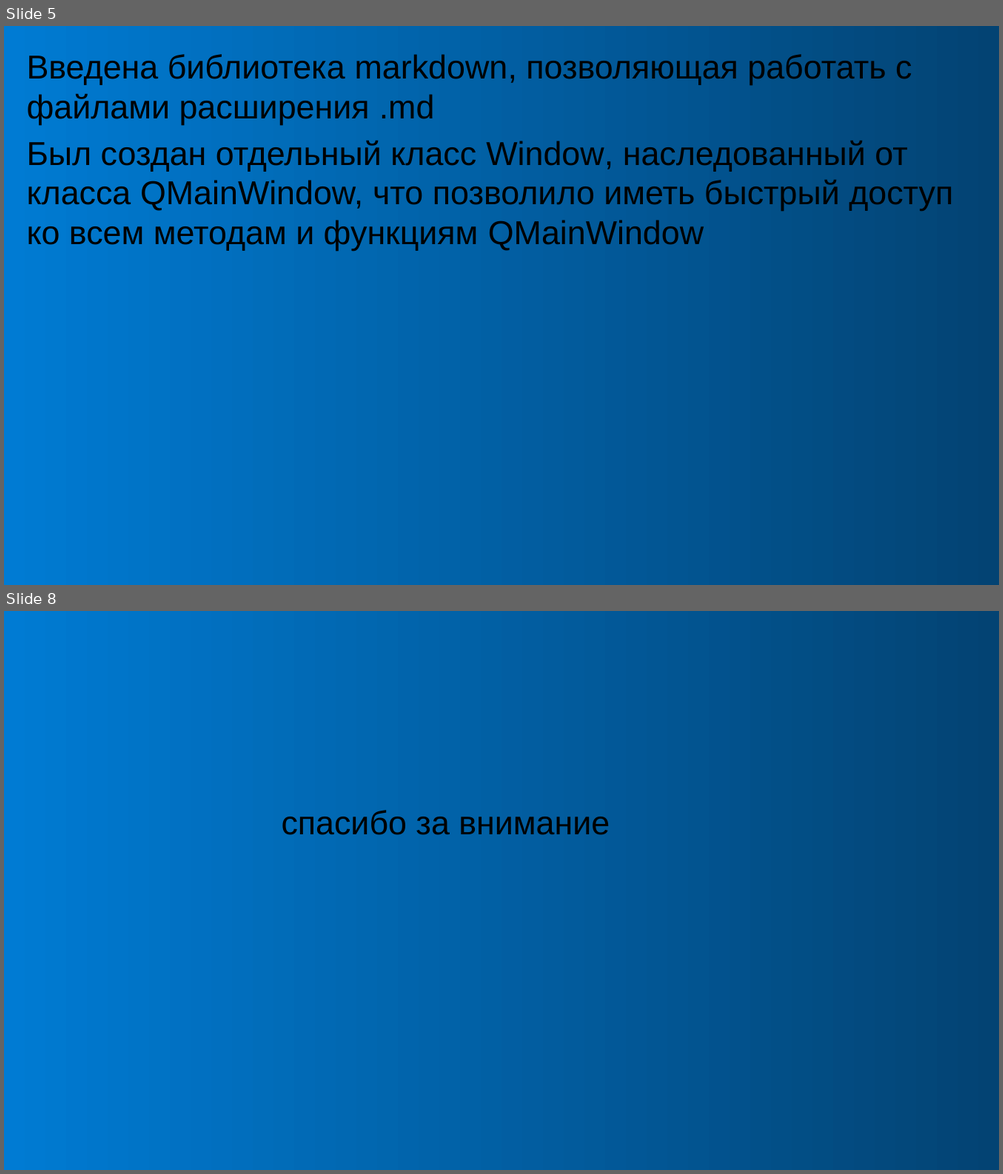
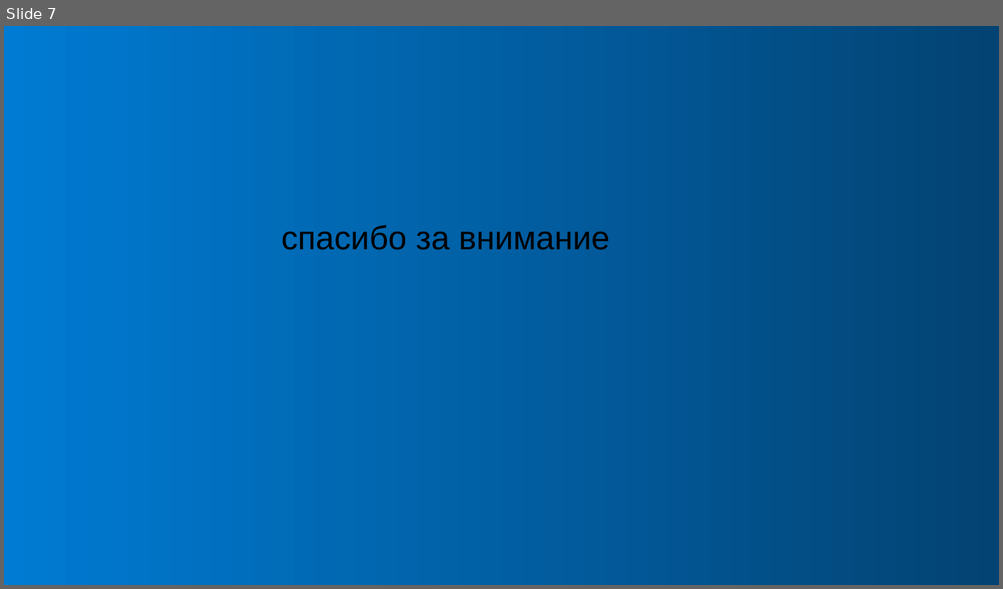
Before and after one commit to MrChudak/project_algoritmika, a slide deck: presentation_program.pptx. Shown one above the other, each under a label of ours: slides 5 and 8 before the commit, slide 7 after it; the slides between them are not shown. The pictures are 1003x1174 and 1003x589 pixels, drawn with LibreOffice and Linux fonts; fonts in the diff are those of the drawing; background and template pictures are left out. Boxes give left, top, right and bottom in pixels: in the first picture for what was removed or moved away, otherwise in the second. Text is boxed around its words. In the diff, an @@ line names an element or a change of style, - is before the commit and + after.

```diff
--- a/presentation_program.pptx
+++ b/presentation_program.pptx
@@ slide 5 removed at (x1=4, y1=26, x2=999, y2=585), background picture (left out) @@
@@ rectangle removed at (x1=4, y1=26, x2=999, y2=585) @@
@@ text removed at (x1=27, y1=54, x2=953, y2=251) @@
-Введена библиотека markdown, позволяющая работать с файлами расширения .md
-Был создан отдельный класс Window, наследованный от класса QMainWindow, что позволило иметь быстрый доступ ко всем методам и функциям QMainWindow
@@ what was slide 8 is now slide 7 @@
```
Also in this commit, not shown: 5 slides changed, 1 slide added, 1 other slide removed.
